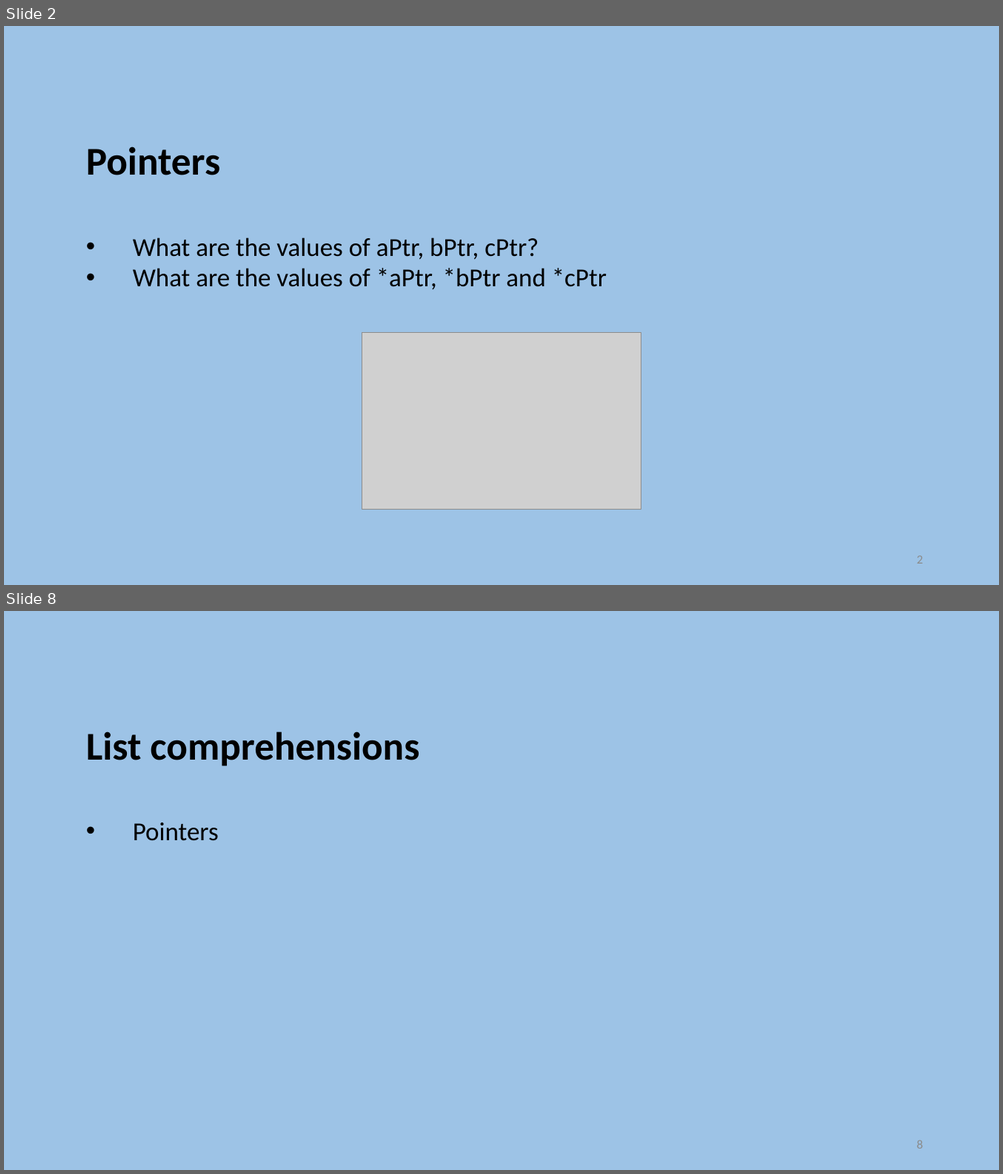
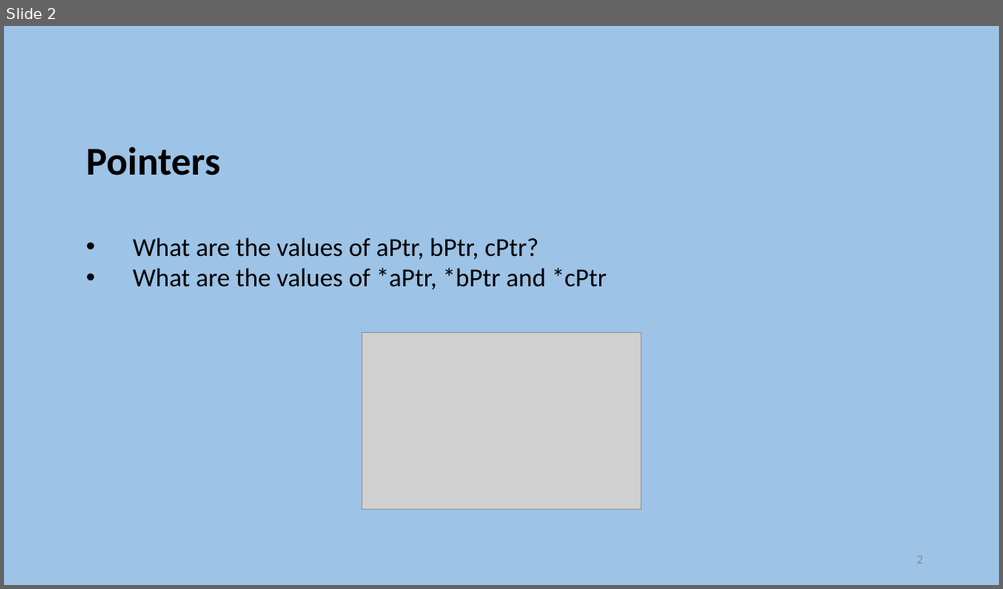
Before and after one commit to szetko/course-materials, a slide deck: Programming 4/Exam Preparation/Exam Preparation.pptx. Shown one above the other, each under a label of ours: slides 2 and 8 before the commit, slide 2 after it; the slides between them are not shown. The pictures are 1003x1174 and 1003x589 pixels, drawn with LibreOffice and Linux fonts; fonts in the diff are those of the drawing; grey boxes stand for pictures. Boxes give left, top, right and bottom in pixels: in the first picture for what was removed or moved away, otherwise in the second. Text is boxed around its words. In the diff, an @@ line names an element or a change of style, - is before the commit and + after.

```diff
--- a/Programming 4/Exam Preparation/Exam Preparation.pptx
+++ b/Programming 4/Exam Preparation/Exam Preparation.pptx
@@ slide 8 removed at [4, 611, 999, 1170], background #9DC3E6 @@
@@ text removed at [86, 732, 419, 841] @@
-List comprehensions
-    • Pointers
@@ page number removed at [916, 1141, 922, 1149] @@
-8
```
Also in this commit, not shown: 2 slides changed, 9 slides added, 7 other slides removed, 2 other files.
